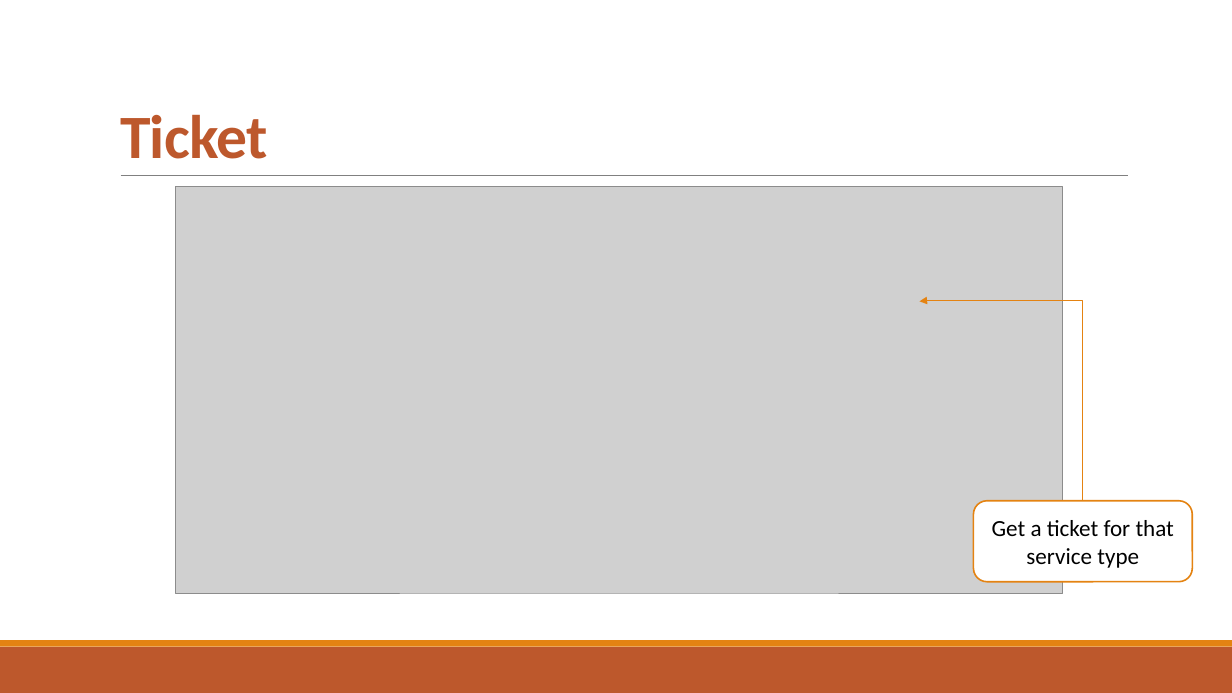
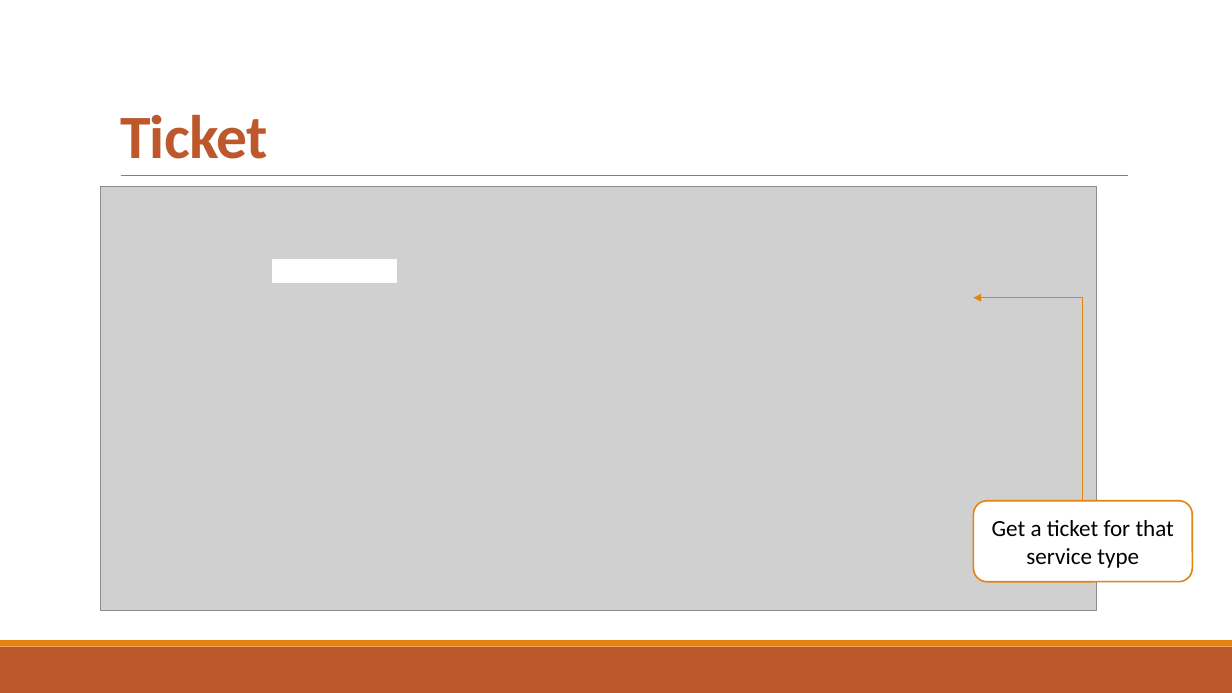
Before and after one commit to djemar/se2021-04-OfficeQueueManager, a slide deck: slide 5 of PresentationW1.pptx. Drawn at 1232x693 pixels with LibreOffice and Linux fonts; fonts in the diff are those of the drawing; grey boxes stand for pictures. Boxes give left, top, right and bottom in pixels: in the first picture for what was removed or moved away, otherwise in the second. Text is boxed around its words. In the diff, an @@ line names an element or a change of style, - is before the commit and + after.

Commit message:
update ppt

```diff
--- a/PresentationW1.pptx
+++ b/PresentationW1.pptx
@@ picture added at (x1=100, y1=187, x2=1096, y2=611) @@
@@ rectangle added at (x1=273, y1=261, x2=396, y2=283), fill #FFFFFF, outline #FFFFFF 1.25 pt @@
@@ elbow arrow moved from (1083, 501) - (920, 301) to (1083, 501) - (973, 298) @@
```
Also in this commit, not shown: 4 other slides changed.
